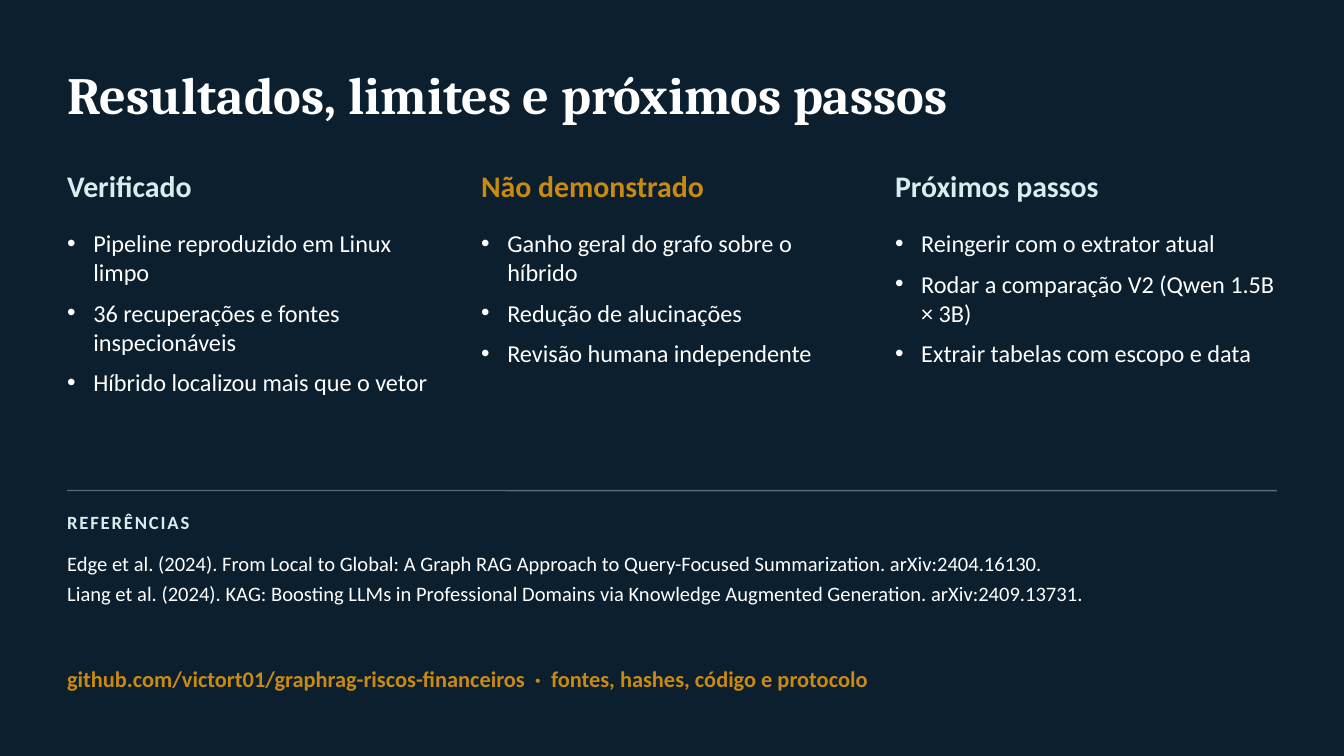
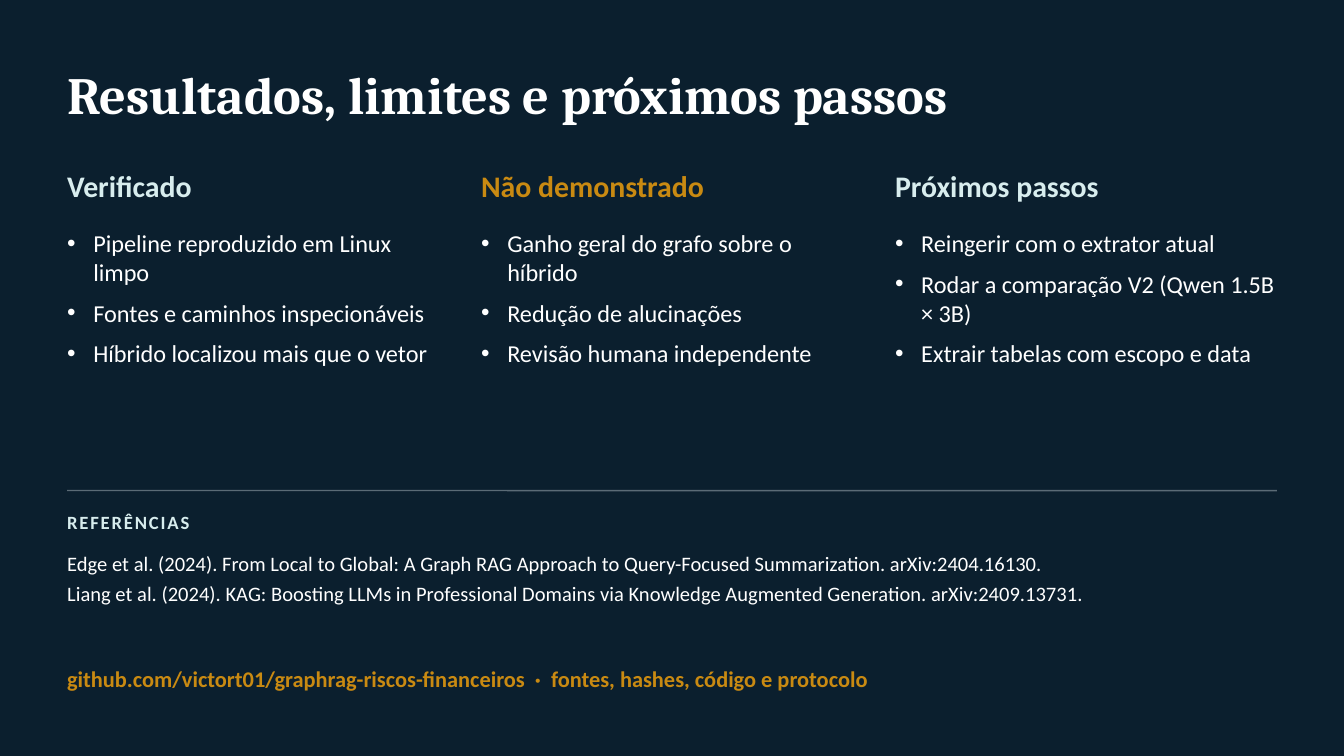
Before and after one commit to victort01/graphrag-riscos-financeiros, a slide deck: slide 9 of docs/apresentacao/apresentacao-revisao.pptx (slide 15 before the commit). Drawn at 1344x756 pixels with LibreOffice and Linux fonts; fonts in the diff are those of the drawing. Boxes give left, top, right and bottom in pixels: in the first picture for what was removed or moved away, otherwise in the second. Text is boxed around its words. In the diff, an @@ line names an element or a change of style, - is before the commit and + after.

```diff
--- a/docs/apresentacao/apresentacao-revisao.pptx
+++ b/docs/apresentacao/apresentacao-revisao.pptx
@@ text at box(93, 305, 424, 326): text changed @@
-• 36 recuperações e fontes inspecionáveis
+• Fontes e caminhos inspecionáveis
```
Also in this commit, not shown: 6 other slides changed, 1 slide added, 7 slides removed, 4 other files.
